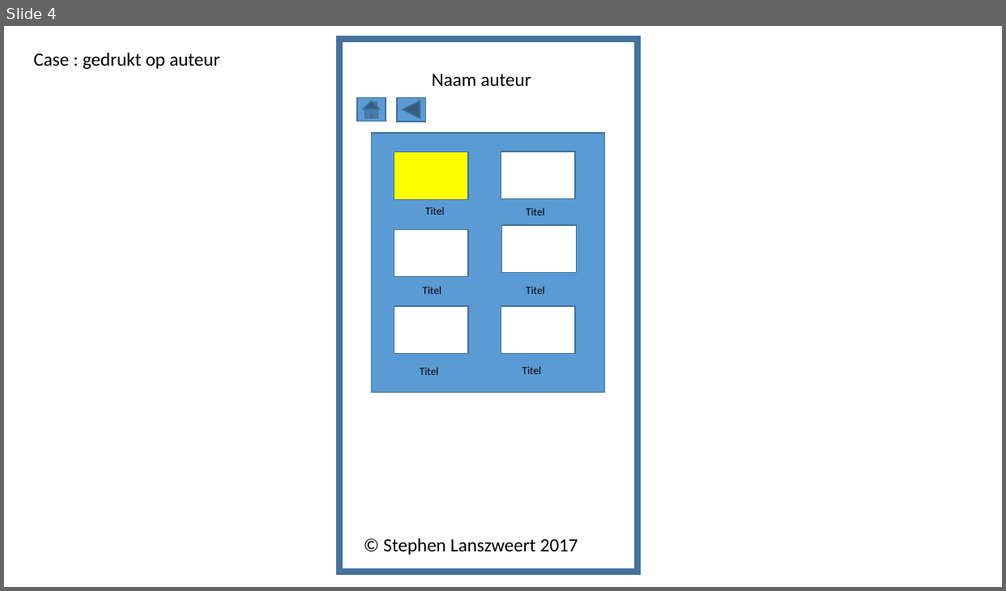
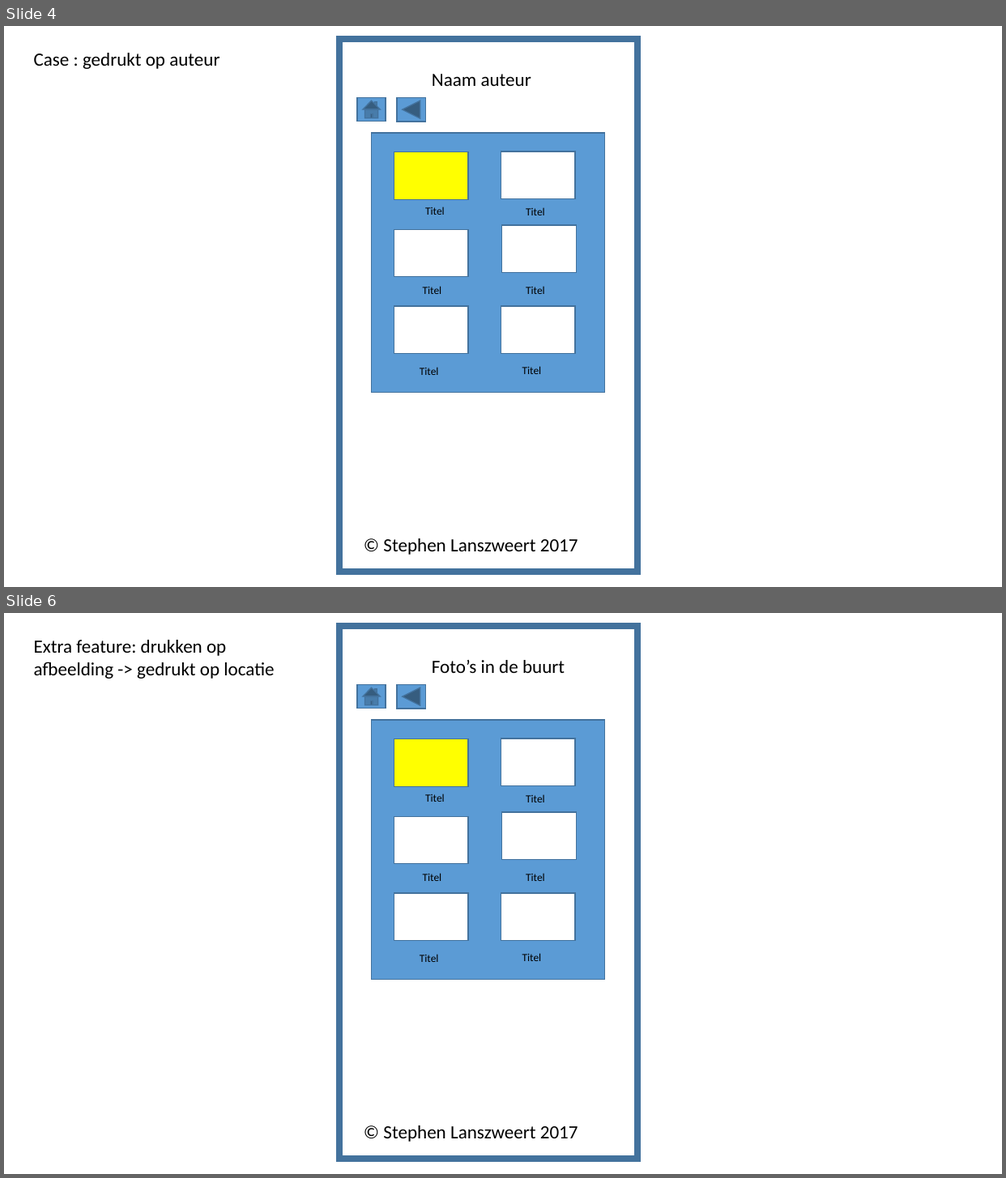
Before and after one commit to LanszweertStephen/Project26032017, a slide deck: BasisWireframe_SL.pptx. Shown one above the other, each under a label of ours: slide 4 before the commit, slides 4 and 6 after it; the slides between them are not shown. The pictures are 1006x591 and 1006x1178 pixels, drawn with LibreOffice and Linux fonts; fonts in the diff are those of the drawing. Boxes give left, top, right and bottom in pixels: in the first picture for what was removed or moved away, otherwise in the second. Text is boxed around its words. In the diff, an @@ line names an element or a change of style, - is before the commit and + after.

```diff
--- a/BasisWireframe_SL.pptx
+++ b/BasisWireframe_SL.pptx
@@ slide 6 added at [4, 613, 1002, 1174], background #FFFFFF @@
@@ rectangle added at [339, 626, 637, 1159], outline #43739E 6 pt @@
@@ text added at [34, 640, 274, 679], 18 pt, text #000000 @@
+Extra feature: drukken op afbeelding -> gedrukt op locatie
@@ text added at [432, 660, 565, 673], 18 pt, text #000000 @@
+Foto’s in de buurt
@@ action button home added at [357, 685, 386, 708], fill #5B9BD5, outline #43739E 1 pt @@
@@ action button back previous added at [397, 685, 425, 709], fill #5B9BD5, outline #43739E 1 pt @@
@@ rectangle added at [372, 720, 605, 980], fill #5B9BD5, outline #43739E 1 pt @@
@@ rectangle added at [394, 739, 468, 786], fill #FFFF00, outline #43739E 1 pt @@
@@ rectangle added at [501, 739, 575, 786], fill #FFFFFF, outline #43739E 1 pt @@
@@ text added at [425, 794, 445, 802], 10.5 pt, text #000000 @@
+Titel
@@ text added at [526, 794, 545, 803], 10.5 pt, text #000000 @@
+Titel
@@ rectangle added at [394, 816, 468, 864], fill #FFFFFF, outline #43739E 1 pt @@
@@ rectangle added at [502, 812, 576, 859], fill #FFFFFF, outline #43739E 1 pt @@
@@ text added at [423, 873, 442, 881], 10.5 pt, text #000000 @@
+Titel
@@ text added at [526, 873, 545, 881], 10.5 pt, text #000000 @@
+Titel
@@ rectangle added at [394, 893, 468, 940], fill #FFFFFF, outline #43739E 1 pt @@
@@ rectangle added at [501, 893, 575, 940], fill #FFFFFF, outline #43739E 1 pt @@
@@ text added at [420, 954, 439, 962], 10.5 pt, text #000000 @@
+Titel
@@ text added at [522, 953, 542, 961], 10.5 pt, text #000000 @@
+Titel
@@ text added at [383, 1126, 578, 1142], 18 pt, text #000000 @@
+© Stephen Lanszweert 2017
```
Also in this commit, not shown: 2 other slides added.
